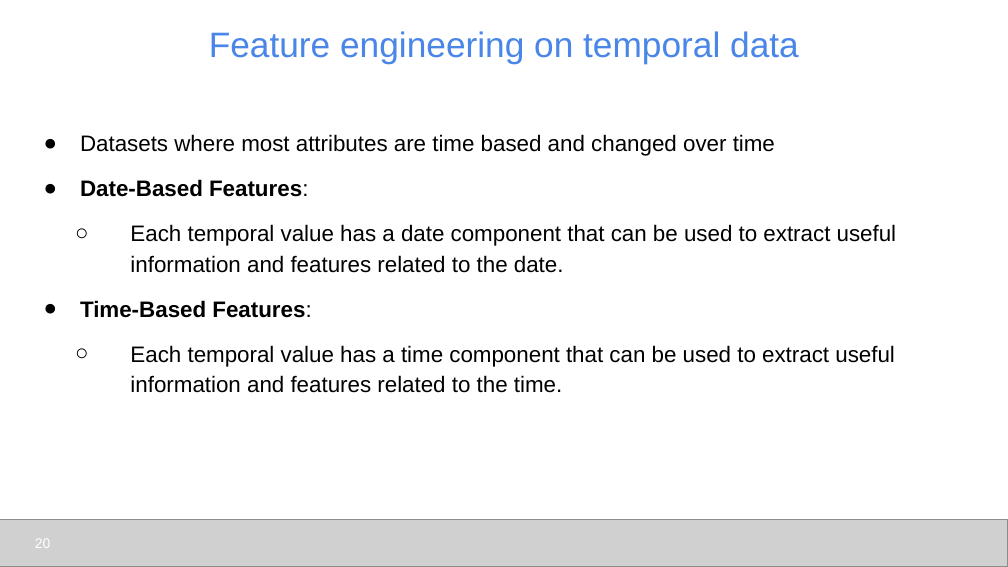
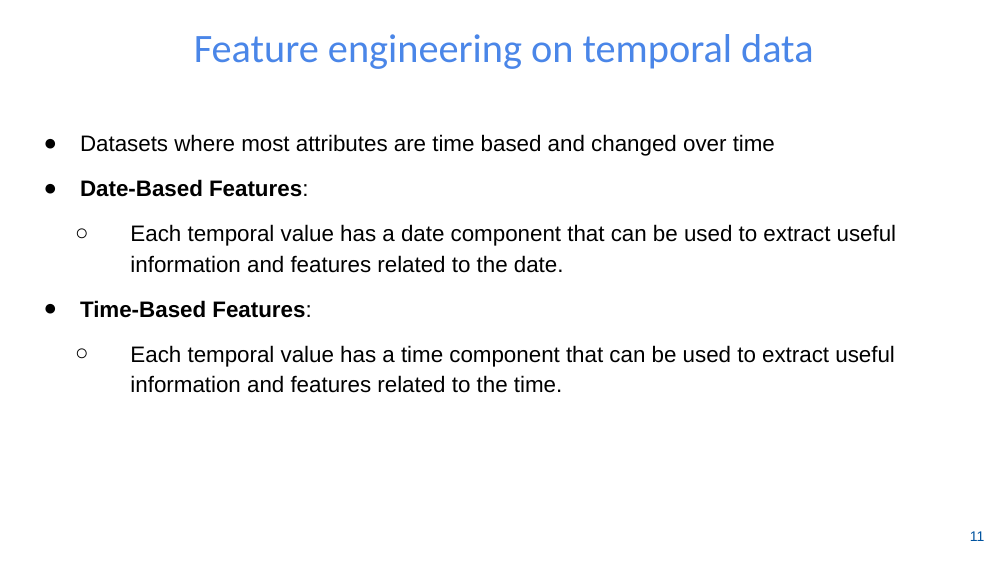
Before and after one commit to udel-cbcb/NIGMS-Sandbox-UD, a slide deck: slide 12 of Submodule_3/Lectures/Submodule_3_Lecture_2_Feature_Engineering_Scaling_Selection.pptx (slide 20 before the commit). Drawn at 1008x567 pixels with LibreOffice and Linux fonts; fonts in the diff are those of the drawing; grey boxes stand for pictures; background and template pictures are left out. Boxes give left, top, right and bottom in pixels: in the first picture for what was removed or moved away, otherwise in the second. Text is boxed around its words. In the diff, an @@ line names an element or a change of style, - is before the commit and + after.

```diff
--- a/Submodule_3/Lectures/Submodule_3_Lecture_2_Feature_Engineering_Scaling_Selection.pptx
+++ b/Submodule_3/Lectures/Submodule_3_Lecture_2_Feature_Engineering_Scaling_Selection.pptx
@@ title "Feature engineering on temporal data" at [194,34,813,69]: size 25.2 to 28.8 pt, font Arial to Calibri @@
@@ picture removed at [0,519,1008,566] @@
@@ page number removed at [35,539,51,548] @@
-20
@@ page number added at [970,531,984,541], 10 pt, text #00539F @@
+11
```
Also in this commit, not shown: 12 other slides changed, 8 slides added, 17 slides removed, 1 other file.
